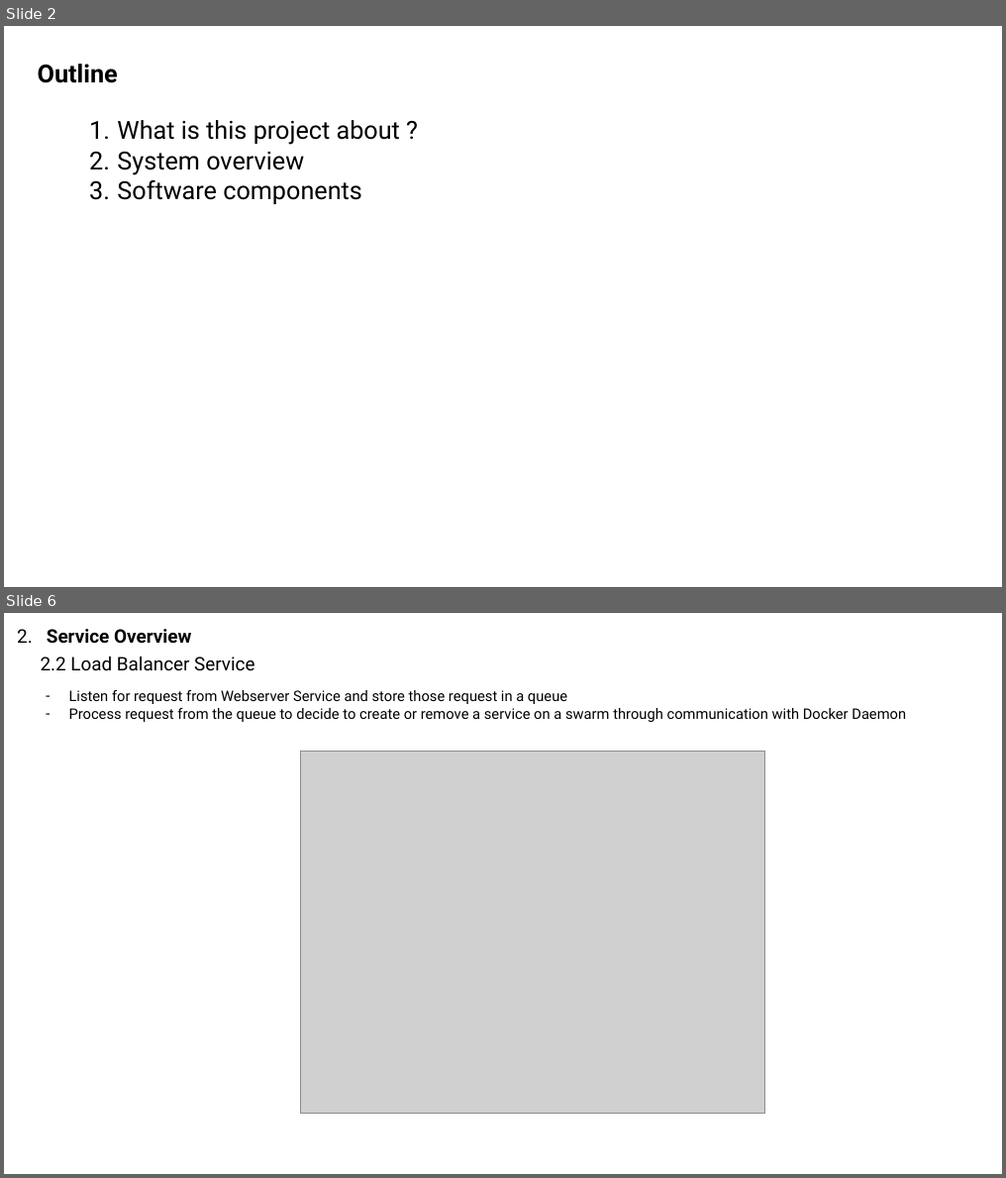
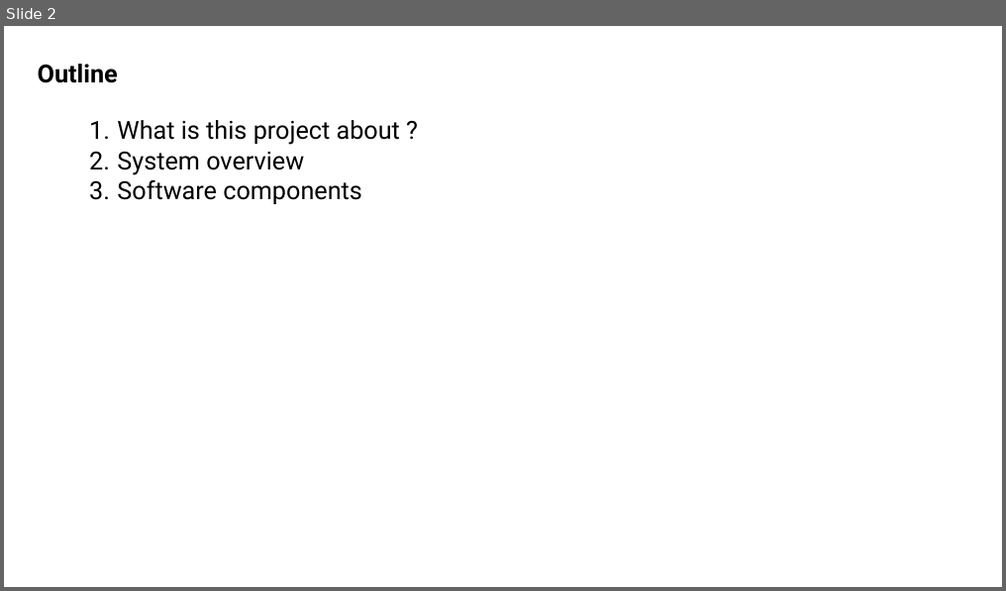
Before and after one commit to truongvanhuy2000/Video-Streaming, a slide deck: Docs/Overview.pptx. Shown one above the other, each under a label of ours: slides 2 and 6 before the commit, slide 2 after it; the slides between them are not shown. The pictures are 1006x1178 and 1006x591 pixels, drawn with LibreOffice and Linux fonts; fonts in the diff are those of the drawing; grey boxes stand for pictures. Boxes give left, top, right and bottom in pixels: in the first picture for what was removed or moved away, otherwise in the second. Text is boxed around its words. In the diff, an @@ line names an element or a change of style, - is before the commit and + after.

```diff
--- a/Docs/Overview.pptx
+++ b/Docs/Overview.pptx
@@ slide 6 removed at (4, 613, 1002, 1174), background #FFFFFF @@
@@ text removed at (17, 629, 191, 644) @@
-2. Service Overview
@@ text removed at (41, 657, 254, 671) @@
-2.2 Load Balancer Service
@@ text removed at (69, 690, 906, 722) @@
-– Listen for request from Webserver Service and store those request in a queue
-– Process request from the queue to decide to create or remove a service on a swarm through communication with Docker Daemon
@@ picture removed at (300, 751, 765, 1114) @@
```
Also in this commit, not shown: 7 slides changed, 3 slides added, 1 other slide removed.
